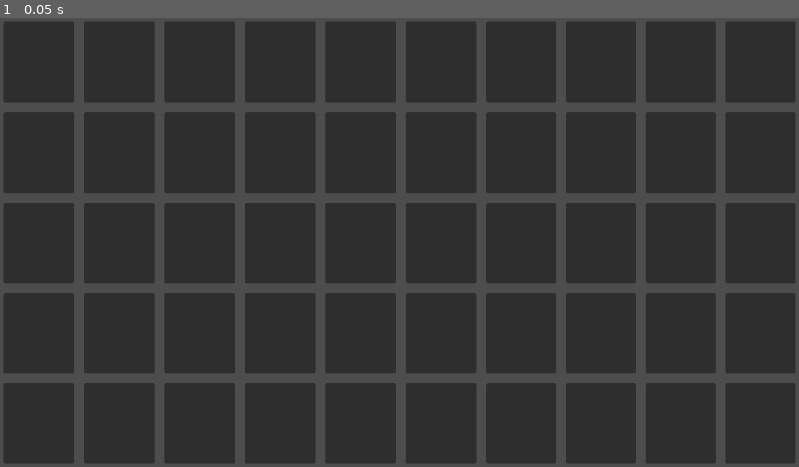
Above: before the commit, frame 1.
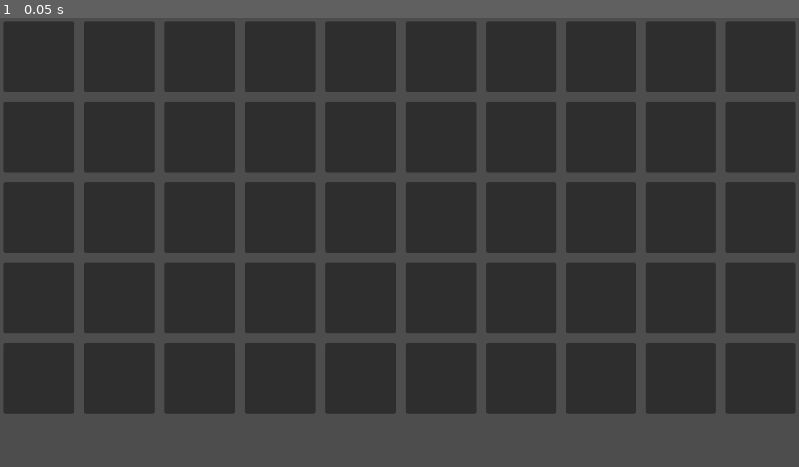
Above: after the commit, the same moment.

Repository: TheSentry/Bagpacking
Game: Godot game, scene res://inventory/inventory_grid/inventory_grid.tscn
Two runs of this game, one before a commit and one after it. Both use one fixed random seed, a clock stepped at 60 frames per second and the inputs below. This scene is started directly instead of the project's main scene.
Inputs:
- Up to frame 1 (0.05 s): no input

The runs differ from the first frame. In frame 1, 24% of the frame differs, in the area x 0-100%, y 16-100%.

Commit message:
Node Resize based on Parent Node

Diff:
--- a/inventory/inventory_grid/inventory_grid.gd
+++ b/inventory/inventory_grid/inventory_grid.gd
@@ -5,7 +5,8 @@
 
 @export var slot_scence: PackedScene
 
-@onready var slots :GridContainer = $Slots
+@onready var slots: GridContainer = $MarginContainer/Slots
+@onready var margin_container: MarginContainer = $MarginContainer
 
 func _ready() -> void:
 	build_grid()
@@ -14,7 +15,22 @@
 	pass
 
 func build_grid() -> void:
+	var tile_size = min(margin_container.size.x / columns,margin_container.size.y / rows)
+	margin_container.size = Vector2(tile_size*columns,tile_size*rows)
 	slots.columns = columns
 	for i in range(columns*rows):
 		var slot_instance = slot_scence.instantiate()
+		slot_instance.set_tile_size(tile_size)
 		slots.add_child(slot_instance)
+
+func _notification(what):
+	if what == NOTIFICATION_RESIZED:
+		_on_node_resized()
+
+func _on_node_resized():
+	if margin_container != null:
+		var tile_size = min(size.x / columns,size.y / rows)
+		margin_container.size = Vector2(tile_size*columns,tile_size*rows)
+		print(margin_container.size,size)
+		for slot in get_tree().get_nodes_in_group("inventory_slot"):
+			slot.set_tile_size(tile_size)
--- a/inventory/inventory_grid/inventory_grid.tscn
+++ b/inventory/inventory_grid/inventory_grid.tscn
@@ -13,19 +13,17 @@
 script = ExtResource("1_8kcdc")
 slot_scence = ExtResource("2_teo60")
 
-[node name="Slots" type="GridContainer" parent="."]
+[node name="MarginContainer" type="MarginContainer" parent="."]
 layout_mode = 1
 anchors_preset = 15
 anchor_right = 1.0
 anchor_bottom = 1.0
 grow_horizontal = 2
 grow_vertical = 2
-columns = 2
 
-[node name="Items" type="Control" parent="."]
-layout_mode = 1
-anchors_preset = 15
-anchor_right = 1.0
-anchor_bottom = 1.0
-grow_horizontal = 2
-grow_vertical = 2
+[node name="Slots" type="GridContainer" parent="MarginContainer"]
+layout_mode = 2
+columns = 3
+
+[node name="Items" type="Control" parent="MarginContainer"]
+layout_mode = 2
--- a/inventory/inventory_slot/inventory_slot.gd
+++ b/inventory/inventory_slot/inventory_slot.gd
@@ -2,7 +2,5 @@
 
 var occupying  #items
 
-@export var tile_size : int = 64
-
-func _ready() -> void:
+func set_tile_size(tile_size:int) -> void:
 	size = Vector2i(tile_size,tile_size)
--- a/inventory/inventory_slot/inventory_slot.tscn
+++ b/inventory/inventory_slot/inventory_slot.tscn
@@ -2,7 +2,7 @@
 
 [ext_resource type="Script" uid="uid://b78oy3ckmyu63" path="res://inventory/inventory_slot/inventory_slot.gd" id="1_udfvj"]
 
-[node name="InventorySlot" type="Control"]
+[node name="InventorySlot" type="Control" groups=["inventory_slot"]]
 layout_mode = 3
 anchors_preset = 0
 size_flags_horizontal = 3
